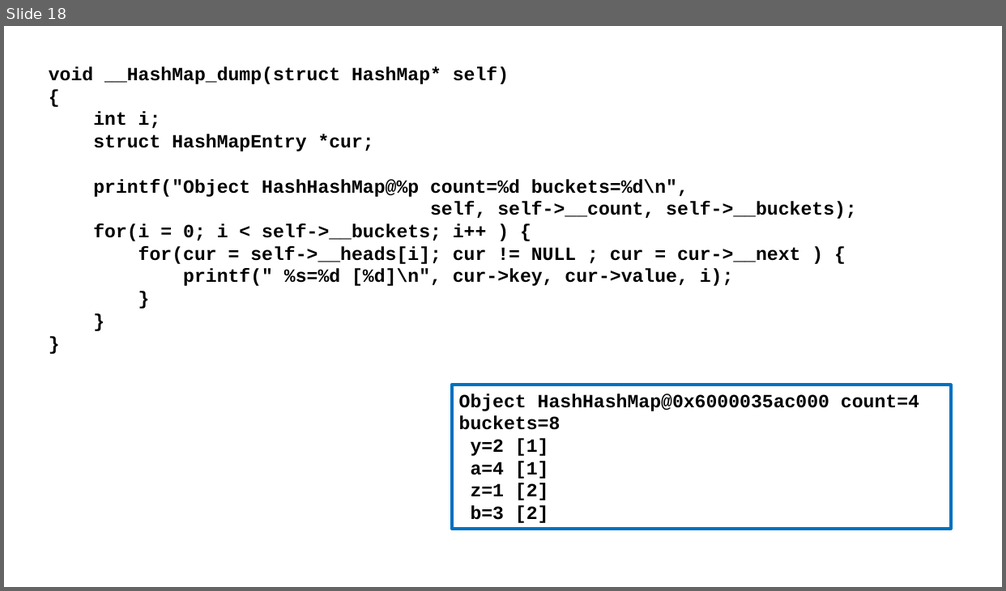
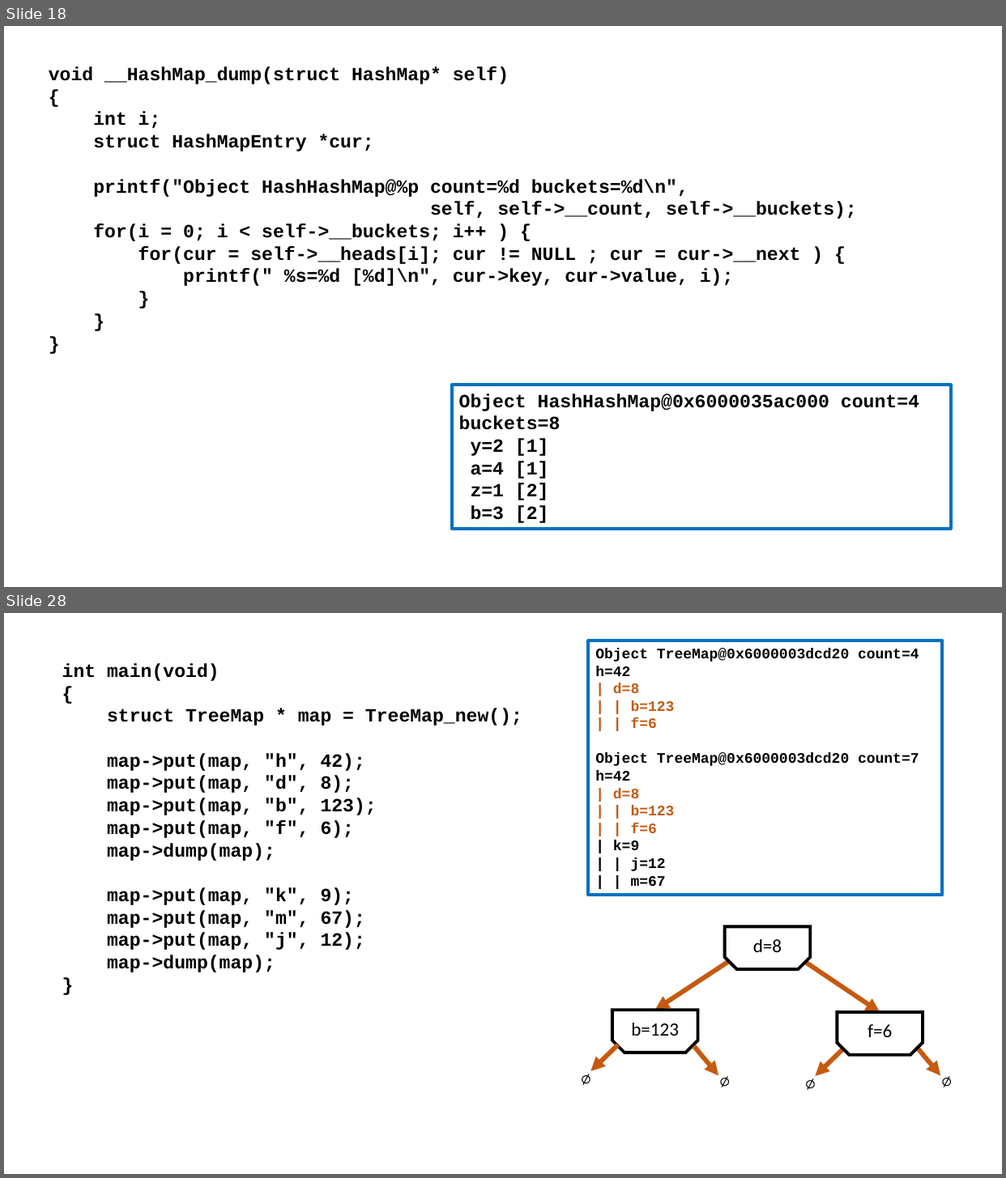
Before and after one commit to csev/cc4e, a slide deck: lectures/CC-05-Trees-Hash.pptx. Shown one above the other, each under a label of ours: slide 18 before the commit, slides 18 and 28 after it; the slides between them are not shown. The pictures are 1006x591 and 1006x1178 pixels, drawn with LibreOffice and Linux fonts; fonts in the diff are those of the drawing. Boxes give left, top, right and bottom in pixels: in the first picture for what was removed or moved away, otherwise in the second. Text is boxed around its words. In the diff, an @@ line names an element or a change of style, - is before the commit and + after.

```diff
--- a/lectures/CC-05-Trees-Hash.pptx
+++ b/lectures/CC-05-Trees-Hash.pptx
@@ slide 28 added at <box>4,613,1002,1174</box>, background #FFFFFF @@
@@ rectangle added at <box>589,641,943,895</box>, outline #0070C0 3 pt, 14 pt, text #000000, bold @@
+Object TreeMap@0x6000003dcd20 count=4
+h=42
+| d=8
+| | b=123
+| | f=6
+Object TreeMap@0x6000003dcd20 count=7
+h=42
+| d=8
+| | b=123
+| | f=6
+| k=9
+| | j=12
+| | m=67
@@ text added at <box>62,663,522,973</box>, 18 pt, text #000000, bold @@
+int main(void)
+{
+struct TreeMap * map = TreeMap_new();
+map->put(map, "h", 42);
+map->put(map, "d", 8);
+map->put(map, "b", 123);
+map->put(map, "f", 6);
+map->dump(map);
+map->put(map, "k", 9);
+map->put(map, "m", 67);
+map->put(map, "j", 12);
+map->dump(map);
+}
@@ snip same rect added at <box>725,926,810,969</box>, fill #FFFFFF, outline #000000 3 pt, 18 pt, text #000000 @@
+d=8
@@ arrow added from (729, 962) to (655, 1010), #C55A11 4.5 pt @@
@@ arrow added from (805, 962) to (880, 1013), #C55A11 4.5 pt @@
@@ snip same rect added at <box>612,1010,698,1053</box>, fill #FFFFFF, outline #000000 3 pt, 18 pt, text #000000 @@
+b=123
@@ snip same rect added at <box>837,1013,923,1055</box>, fill #FFFFFF, outline #000000 3 pt, 18 pt, text #000000 @@
+f=6
@@ arrow added from (618, 1045) to (591, 1071), #C55A11 4.5 pt @@
@@ arrow added from (694, 1046) to (719, 1076), #C55A11 4.5 pt @@
@@ arrow added from (916, 1046) to (940, 1076), #C55A11 4.5 pt @@
@@ text added at <box>573,1060,598,1093</box>, 18 pt, text #000000 @@
+∅
@@ text added at <box>712,1063,737,1095</box>, 18 pt, text #000000 @@
+∅
@@ text added at <box>798,1065,822,1097</box>, 18 pt, text #000000 @@
+∅
@@ arrow added from (842, 1050) to (816, 1076), #C55A11 4.5 pt @@
@@ text added at <box>934,1063,958,1095</box>, 18 pt, text #000000 @@
+∅
```
Also in this commit, not shown: 2 slides changed, 14 other slides added, 1 slide removed, 1 other file.
